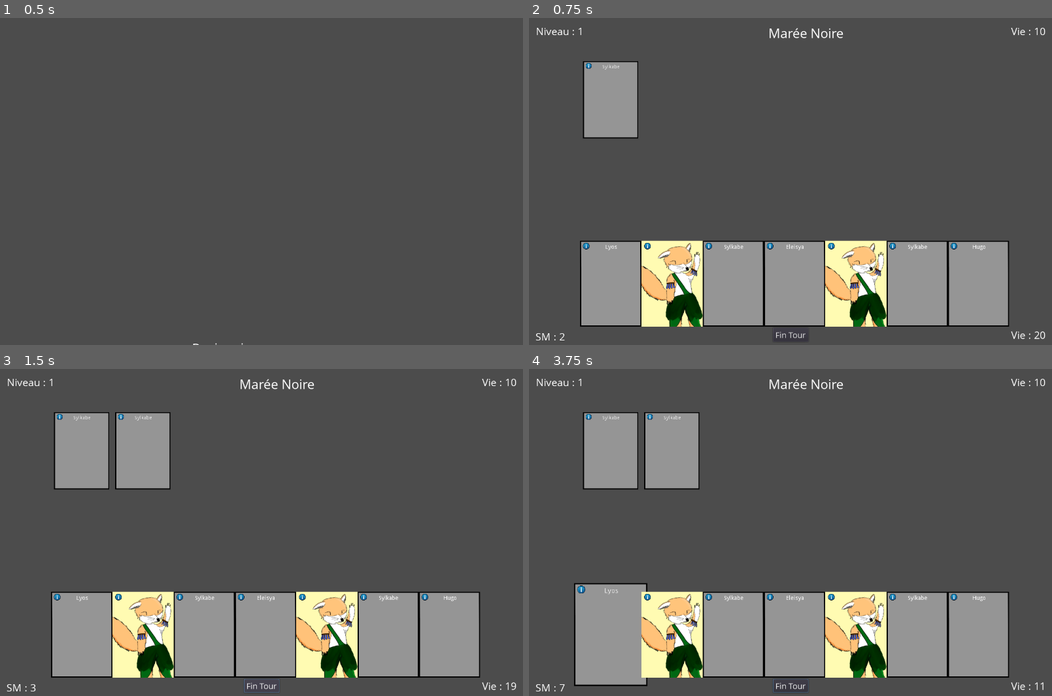
Above: before the commit, frames 1-4 (two rows, left to right).
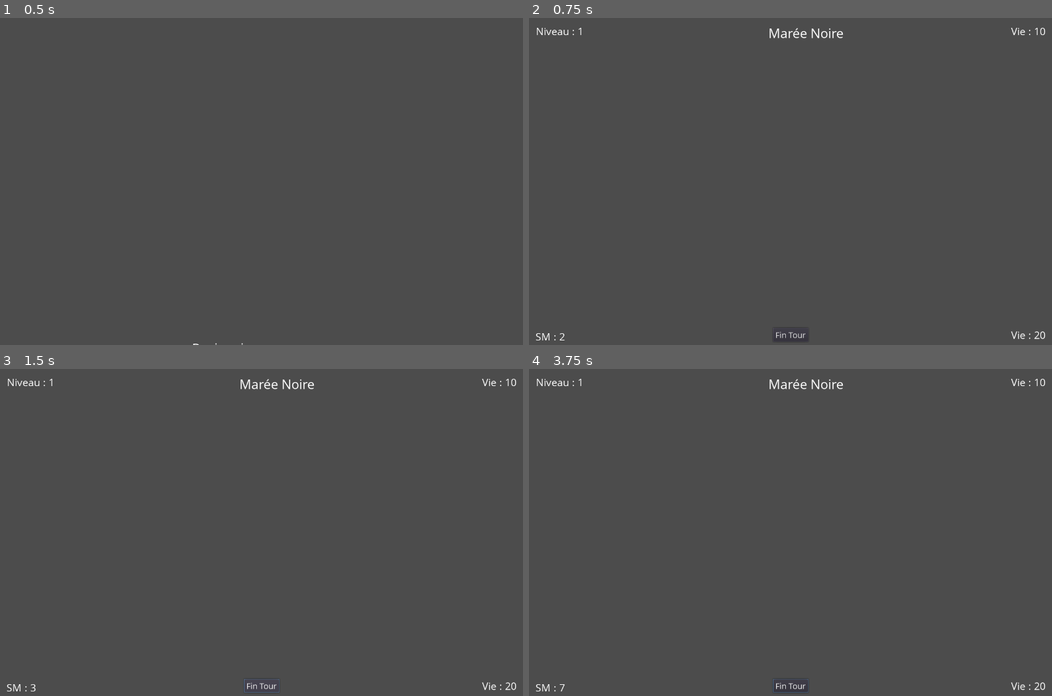
Above: after the commit, the same moments.

Repository: AlexisHuvier/HerobrineCardGame
Game: Godot game, scene res://Scenes/Story.tscn
The game is run twice, just before and just after one commit, with the same random seed, the same clock (stepped at 60 frames per second) and the same inputs. This scene is started directly instead of the project's main scene.
Inputs (mouse positions are in pixels of both pictures, inside the frame that each line leads up to):
- Up to frame 1 (0.5 s): no input
- Up to frame 2 (0.75 s): tap Enter (ui_accept) at 0.5, 0.6 s; move the mouse to (905, 165) at 0.52 s; click (905, 165) at 0.67 s
- Up to frame 3 (1.5 s): tap Enter (ui_accept) at 0.77, 1.07 s; click "Fin Tour" at 1.25 s
- Up to frame 4 (3.75 s): click "Fin Tour" at 2 s; click "Fin Tour" at 2.75 s; tap Enter (ui_accept) at 3.5, 3.6 s; move the mouse to (612, 633) at 3.52 s; click (612, 633) at 3.67 s

Frame 1 is identical in both runs. In frame 2, 24% of the frame differs, in the area x 9-92%, y 13-95%; in frame 3, 26%; in frame 4, 27%, in the area x 8-99%, y 13-99%.
Error after the commit: Attempt to call function 'instance' in base 'null instance' on a null instance. (res://Scripts/Game.gd:103)

Commit message:
Move Scenes

Diff:
--- a/Scenes/Card.tscn
+++ b/Scenes/Card.tscn
@@ -1,8 +1,9 @@
 [gd_scene load_steps=6 format=2]
 
 [ext_resource path="res://Scripts/Card.gd" type="Script" id=1]
-[ext_resource path="res://Assets/basic_card.png" type="Texture" id=2]
-[ext_resource path="res://Assets/card_info_button.png" type="Texture" id=3]
+[ext_resource path="res://Assets/images/basic_card.png" type="Texture" id=2]
+[ext_resource path="res://Assets/images/card_info_button.png" type="Texture" id=3]
+
 
 [sub_resource type="RectangleShape2D" id=1]
 extents = Vector2( 144, 208 )
--- a/Main.tscn
+++ b/Scenes/Main.tscn
@@ -1,8 +1,8 @@
 [gd_scene load_steps=13 format=2]
 
-[ext_resource path="res://Assets/images/background/bg2.png" type="Texture" id=1]
-[ext_resource path="res://Assets/images/background/bg1.png" type="Texture" id=2]
-[ext_resource path="res://Assets/images/background/bg3.png" type="Texture" id=3]
+[ext_resource path="res://Assets/images/Backgrounds/bg3.png" type="Texture" id=1]
+[ext_resource path="res://Assets/images/Backgrounds/bg1.png" type="Texture" id=2]
+[ext_resource path="res://Assets/images/Backgrounds/bg2.png" type="Texture" id=3]
 [ext_resource path="res://Scripts/MainMenu.gd" type="Script" id=4]
 
 [sub_resource type="DynamicFontData" id=1]
@@ -47,13 +47,13 @@
 [node name="BG2" type="Sprite" parent="."]
 position = Vector2( -100, 0 )
 scale = Vector2( 0.78, 0.78 )
-texture = ExtResource( 1 )
+texture = ExtResource( 3 )
 centered = false
 
 [node name="BG3" type="Sprite" parent="."]
 position = Vector2( -100, 0 )
 scale = Vector2( 0.78, 0.78 )
-texture = ExtResource( 3 )
+texture = ExtResource( 1 )
 centered = false
 
 [node name="MarginContainer" type="MarginContainer" parent="."]
--- a/Scripts/Deck.gd
+++ b/Scripts/Deck.gd
@@ -83,7 +83,7 @@
 
 
 func _on_Button_pressed():
-	if get_tree().change_scene("res://Main.tscn")!= OK:
+	if get_tree().change_scene("res://Scenes/Main.tscn")!= OK:
 		push_error("[Error] Loading Scene failed (Main)")
 		get_tree().quit()
 
--- a/Scripts/Story.gd
+++ b/Scripts/Story.gd
@@ -8,7 +8,7 @@
 
 onready var text = get_node("Text")
 
-func _process(delta):
+func _process(_delta):
 	if text.rect_position.y > -text.rect_size.y+800:
 		time += 1
 		if time >= 2:
@@ -16,6 +16,6 @@
 			text.rect_position.y -= 1
 
 	if Input.is_action_just_pressed("ui_accept"):
-		if get_tree().change_scene("res://Game.tscn") != OK:
+		if get_tree().change_scene("res://Scenes/Game.tscn") != OK:
 			push_error("[Error] Loading Scene failed (Game)")
 			get_tree().quit()
--- a/project.godot
+++ b/project.godot
@@ -17,7 +17,7 @@
 
 config/name="Herobrine Card Game"
 config/description="Jeu de cartes sur l'univers d'Herobrine"
-run/main_scene="res://Main.tscn"
+run/main_scene="res://Scenes/Main.tscn"
 config/icon="res://icon.png"
 
 [display]
